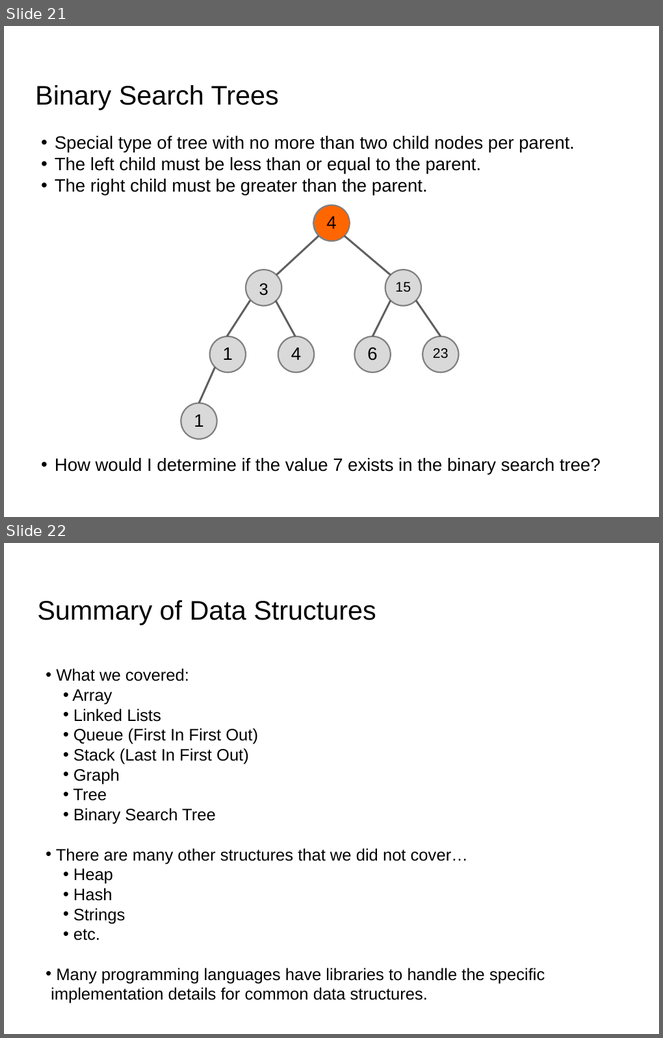
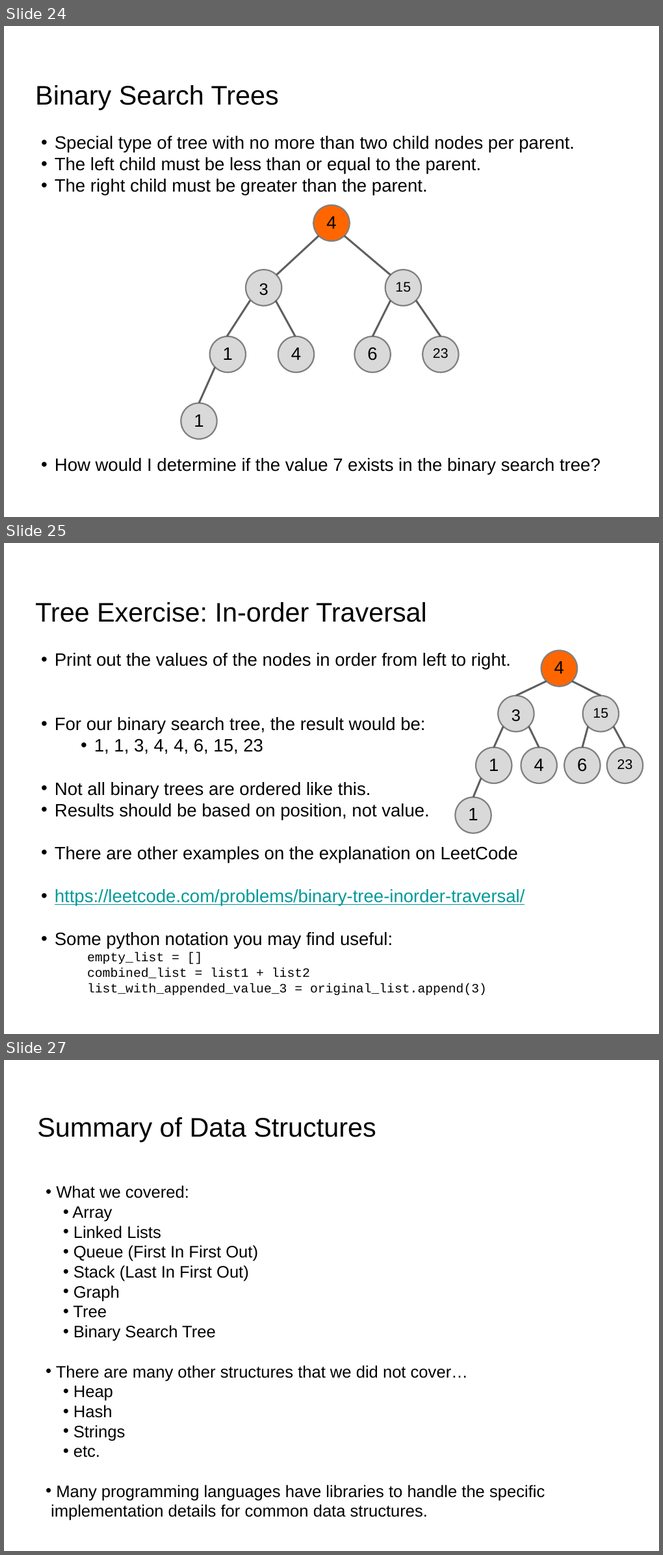
Before and after one commit to UCLA-LACC-21/M2_Algorithms, a slide deck: Algorithms_Module2_LACC21_part1.pptx. Shown one above the other, each under a label of ours: slides 21 and 22 before the commit, slides 24, 25 and 27 after it; the slides between them are not shown. The pictures are 663x1038 and 663x1555 pixels, drawn with LibreOffice and Linux fonts; fonts in the diff are those of the drawing. Boxes give left, top, right and bottom in pixels: in the first picture for what was removed or moved away, otherwise in the second. Text is boxed around its words. In the diff, an @@ line names an element or a change of style, - is before the commit and + after.

```diff
--- a/Algorithms_Module2_LACC21_part1.pptx
+++ b/Algorithms_Module2_LACC21_part1.pptx
@@ slide 25 added at <box>4,543,659,1034</box>, background #FFFFFF @@
@@ title added at <box>35,602,427,622</box>, 42 pt, text #000000 @@
+Tree Exercise: In-order Traversal
@@ text added at <box>55,653,525,995</box>, 28 pt, text #000000 @@
+• Print out the values of the nodes in order from left to right.
+• For our binary search tree, the result would be:
+    • 1, 1, 3, 4, 4, 6, 15, 23
+• Not all binary trees are ordered like this.
+• Results should be based on position, not value.
+• There are other examples on the explanation on LeetCode
+• https://leetcode.com/problems/binary-tree-inorder-traversal/
+• Some python notation you may find useful:
+empty_list = []
+combined_list = list1 + list2
+list_with_appended_value_3 = original_list.append(3)
@@ ellipse added at <box>542,650,577,686</box>, fill #FF6600, outline #808080 2.25 pt, 28 pt, text #000000 @@
+4
@@ ellipse added at <box>499,696,534,732</box>, fill #D9D9D9, outline #808080 2.25 pt, 25.9 pt, text #000000 @@
+3
@@ line added from (516, 696) to (547, 681), #5F5F5F 3 pt @@
@@ line added from (572, 681) to (601, 696), #5F5F5F 3 pt @@
@@ ellipse added at <box>583,696,619,732</box>, fill #D9D9D9, outline #808080 2.25 pt, 21.7 pt, text #000000 @@
+15
@@ line added from (494, 748) to (503, 726), #5F5F5F 3 pt @@
@@ line added from (540, 748) to (529, 726), #5F5F5F 3 pt @@
@@ line added from (582, 748) to (588, 726), #5F5F5F 3 pt @@
@@ line added from (625, 748) to (614, 726), #5F5F5F 3 pt @@
@@ ellipse added at <box>477,748,512,783</box>, fill #D9D9D9, outline #808080 2.25 pt, 28 pt, text #000000 @@
+1
@@ ellipse added at <box>521,748,557,783</box>, fill #D9D9D9, outline #808080 2.25 pt, 28 pt, text #000000 @@
+4
@@ ellipse added at <box>565,748,601,783</box>, fill #D9D9D9, outline #808080 2.25 pt, 28 pt, text #000000 @@
+6
@@ ellipse added at <box>607,748,643,783</box>, fill #D9D9D9, outline #808080 2.25 pt, 21.7 pt, text #000000 @@
+23
@@ line added from (473, 797) to (481, 778), #5F5F5F 3 pt @@
@@ ellipse added at <box>456,797,492,834</box>, fill #D9D9D9, outline #808080 2.25 pt, 28 pt, text #000000 @@
+1
@@ what was slide 21 is now slide 24 @@
@@ what was slide 22 is now slide 27 @@
```
Also in this commit, not shown: 7 slides changed, 5 other slides added, 1 slide removed, 1 other file.
